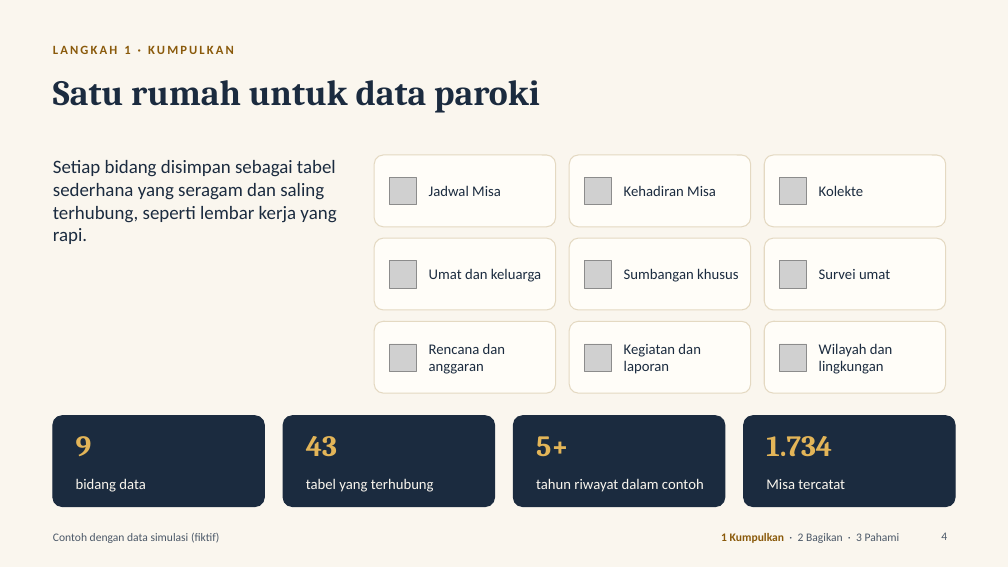
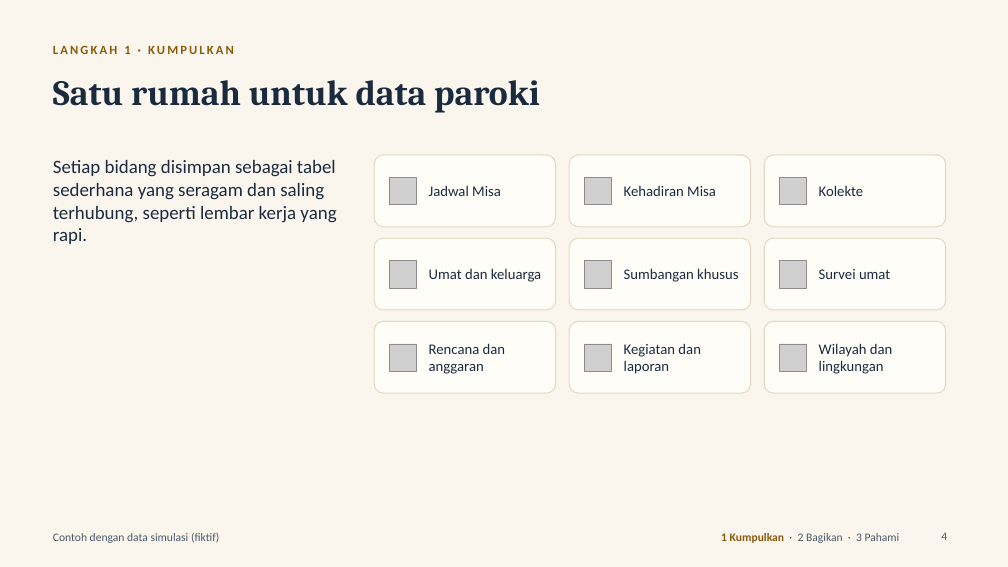
Before and after one commit to mizuruka92/church-activties, a slide deck: slide 4 of docs/presentation/pusat_informasi_paroki_dewan.pptx. Drawn at 1008x567 pixels with LibreOffice and Linux fonts; fonts in the diff are those of the drawing; grey boxes stand for pictures. Boxes give left, top, right and bottom in pixels: in the first picture for what was removed or moved away, otherwise in the second. Text is boxed around its words. In the diff, an @@ line names an element or a change of style, - is before the commit and + after.

```diff
--- a/docs/presentation/pusat_informasi_paroki_dewan.pptx
+++ b/docs/presentation/pusat_informasi_paroki_dewan.pptx
@@ rounded rectangle removed at (53,416,265,507) @@
@@ rounded rectangle removed at (284,416,495,507) @@
@@ rounded rectangle removed at (513,416,725,507) @@
@@ rounded rectangle removed at (744,416,956,507) @@
@@ text removed at (76,436,92,456) @@
-9
@@ text removed at (306,436,337,457) @@
-43
@@ text removed at (536,436,569,456) @@
-5+
@@ text removed at (766,436,832,457) @@
-1.734
@@ text removed at (76,478,145,492) @@
-bidang data
@@ text removed at (306,478,434,492) @@
-tabel yang terhubung
@@ text removed at (536,478,704,492) @@
-tahun riwayat dalam contoh
@@ text removed at (766,479,845,489) @@
-Misa tercatat
```
Also in this commit, not shown: 6 other slides changed, 1 slide removed.
